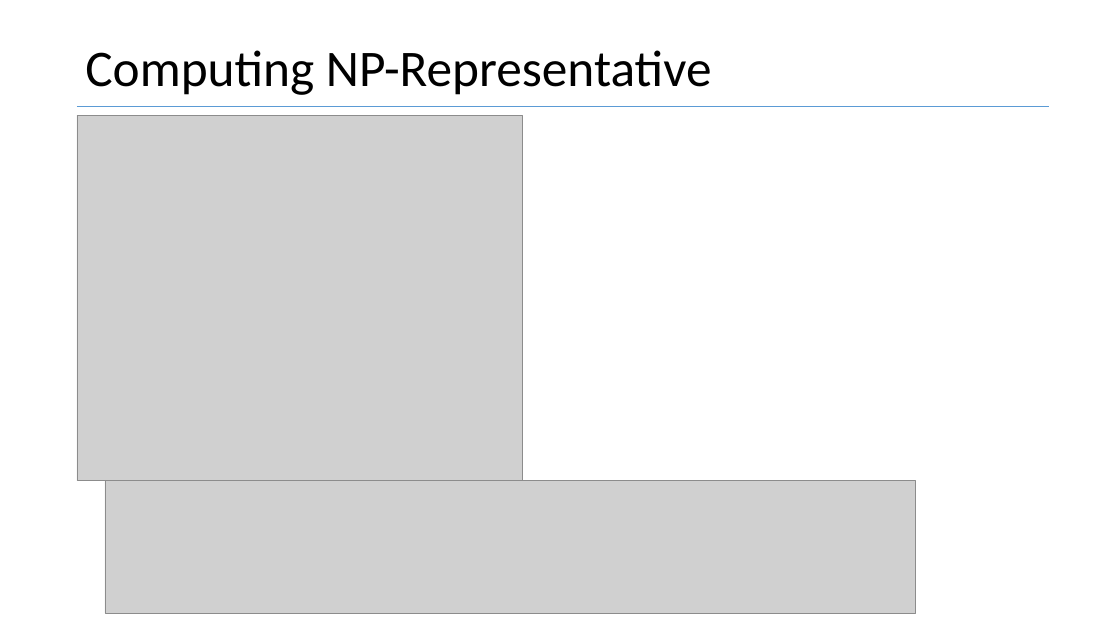
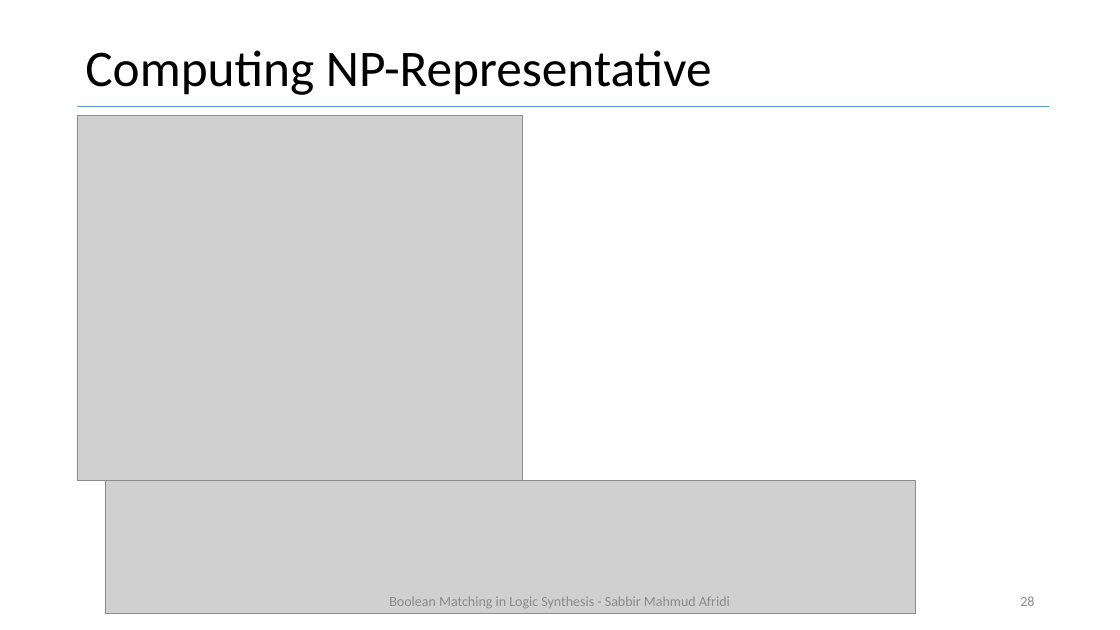
Before and after one commit to smahmuddz/logicSynthesis, a slide deck: slide 28 of Presentation.pptx. Drawn at 1120x630 pixels with LibreOffice and Linux fonts; fonts in the diff are those of the drawing; grey boxes stand for pictures. Boxes give left, top, right and bottom in pixels: in the first picture for what was removed or moved away, otherwise in the second. Text is boxed around its words. In the diff, an @@ line names an element or a change of style, - is before the commit and + after.

```diff
--- a/Presentation.pptx
+++ b/Presentation.pptx
@@ text added at box(389, 596, 730, 608), 12 pt, text #8C8C8C @@
+Boolean Matching in Logic Synthesis - Sabbir Mahmud Afridi
@@ page number added at box(1020, 596, 1034, 606), 12 pt, text #8C8C8C @@
+28
```
Also in this commit, not shown: 31 other slides changed, 1 slide added, 1 slide removed.
